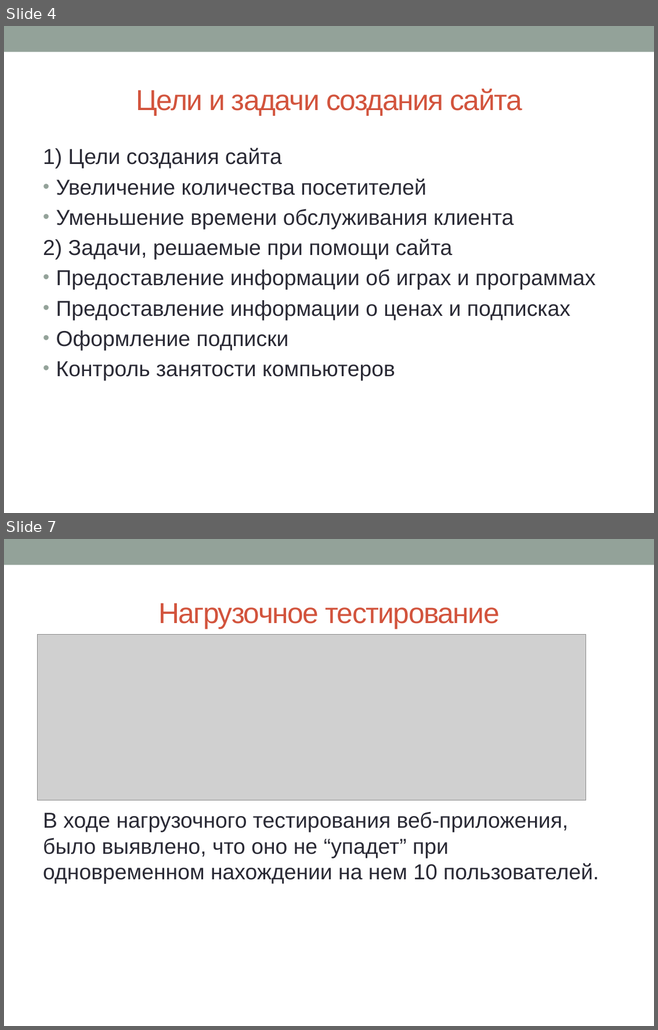
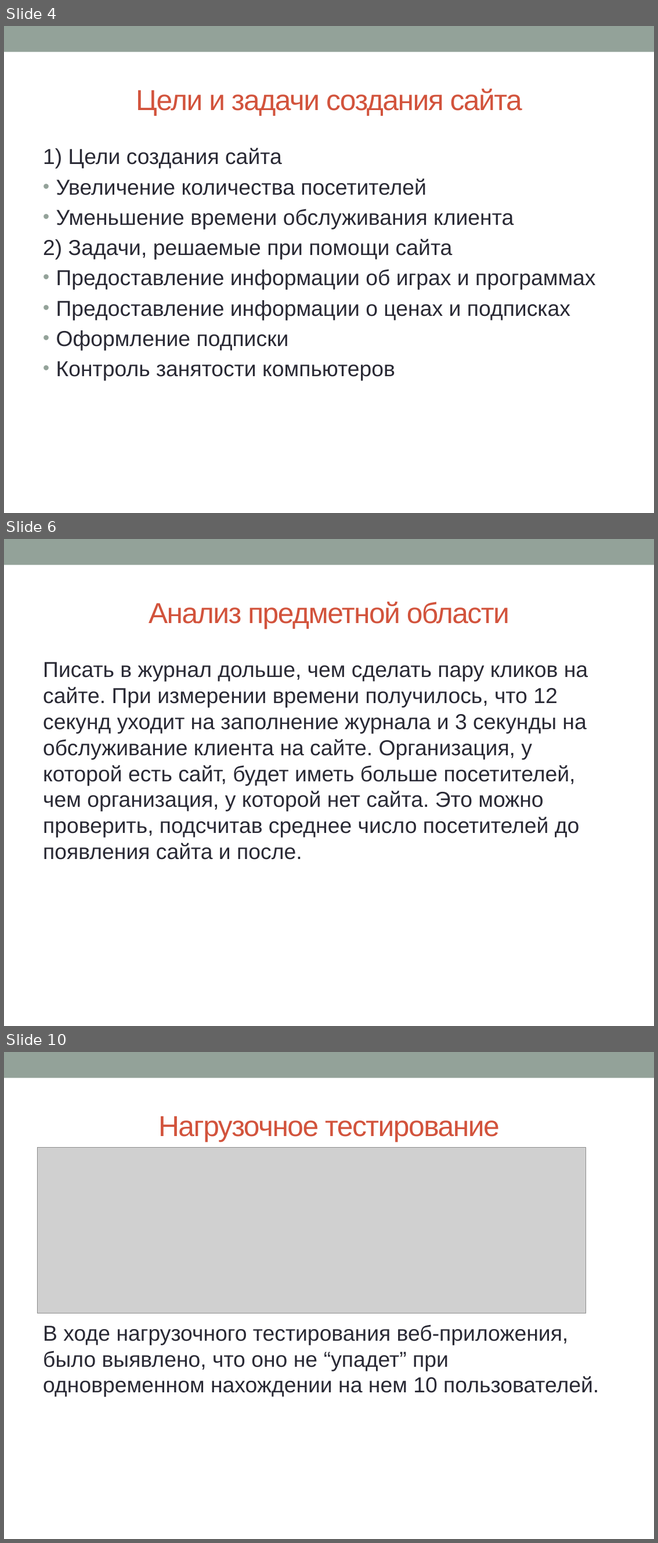
Before and after one commit to sergienkoaleksandr/-, a slide deck: Документы/Презентация.pptx. Shown one above the other, each under a label of ours: slides 4 and 7 before the commit, slides 4, 6 and 10 after it; the slides between them are not shown. The pictures are 658x1030 and 658x1543 pixels, drawn with LibreOffice and Linux fonts; fonts in the diff are those of the drawing; grey boxes stand for pictures. Boxes give left, top, right and bottom in pixels: in the first picture for what was removed or moved away, otherwise in the second. Text is boxed around its words. In the diff, an @@ line names an element or a change of style, - is before the commit and + after.

```diff
--- a/Документы/Презентация.pptx
+++ b/Документы/Презентация.pptx
@@ slide 6 added at (4,539,654,1026), background #FFFFFF; not listed: 1 template element that a slide beside it also shows @@
@@ title added at (148,602,509,629), 32 pt, text #D2533C @@
+Анализ предметной области
@@ text added at (43,662,587,860), 24 pt, text #292934 @@
+Писать в журнал дольше, чем сделать пару кликов на сайте. При измерении времени получилось, что 12 секунд уходит на заполнение журнала и 3 секунды на обслуживание клиента на сайте. Организация, у которой есть сайт, будет иметь больше посетителей, чем организация, у которой нет сайта. Это можно проверить, подсчитав среднее число посетителей до появления сайта и после.
@@ what was slide 7 is now slide 10 @@
```
Also in this commit, not shown: 2 slides changed, 2 other slides added.
